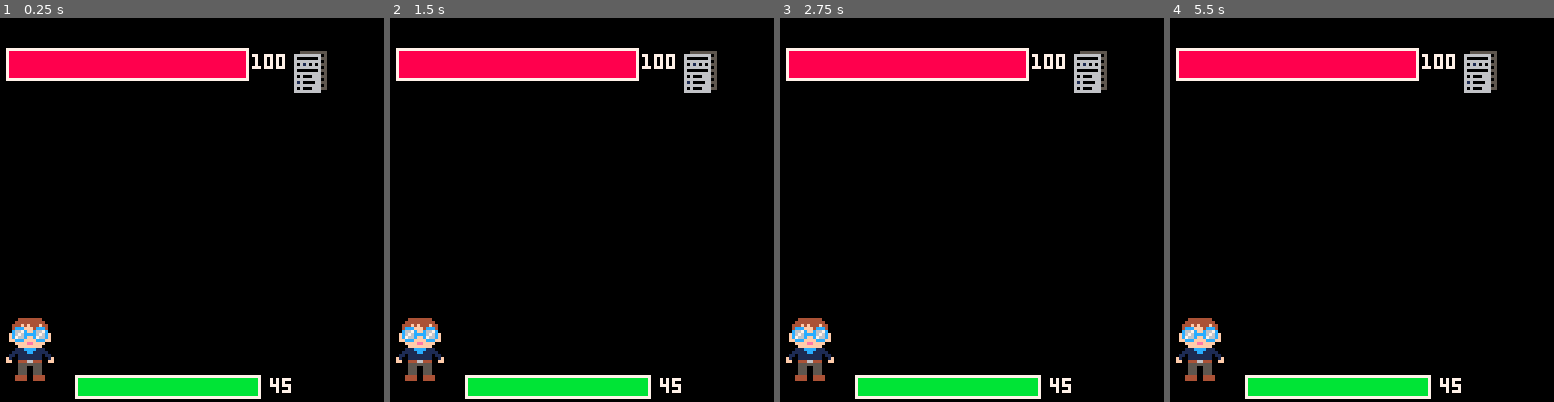
Above: before the commit, frames 1-4 (left to right).
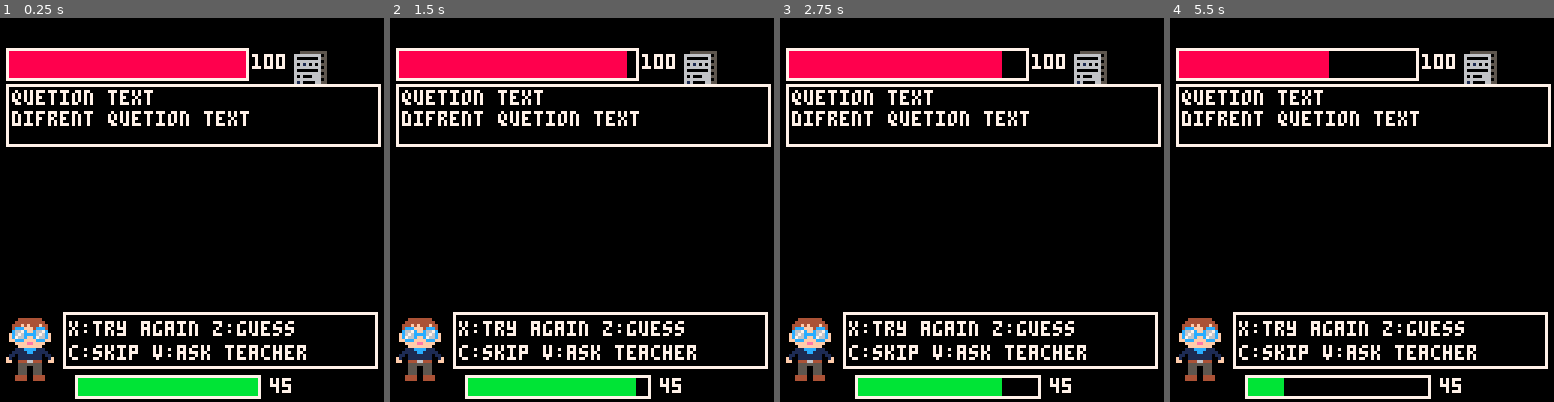
Above: after the commit, the same moments.

Repository: jayrat23/Exsam-game
Game: PICO-8 cartridge Exsam.p8
Same seed, same stepped clock (60 frames per second), same inputs: the game is played once before the commit and once after it.
Inputs:
- Up to frame 1 (0.25 s): no input
- Up to frame 2 (1.5 s): tap X (X key) at 1.07 s
- Up to frame 3 (2.75 s): tap X (X key) at 2.07, 2.4, 2.73 s
- Up to frame 4 (5.5 s): tap X (X key) every 0.33 s from 3.07 to 5.4 s

The runs differ from the first frame. In frame 1, 6.8% of the frame differs, in the area x 1-100%, y 17-92%; in frame 2, 7.1%; in frame 3, 7.7%; in frame 4, 10%, in the area x 1-100%, y 8-99%.

Commit message:
first update (action)

Diff:
--- a/Exsam.p8
+++ b/Exsam.p8
@@ -45,9 +45,33 @@
 rectfill(26,120,26 + (player_time / max_time) * 59, 125, 11)
 print("45",90,120,7) --show current player helth
 
+-- "questio text bar (tests "attacks")
+rect(2,22,126,42,7)
+rectfill(3,23,125,41,0)
+print("quetion text",4,24,7)
+print("difrent quetion text",4,31,7)
+
+--answer text (players moves options)
+
+rect(21, 98, 125, 116, 7)
+rectfill(22, 99, 124, 115, 0)
+print("x:try again z:guess", 23, 101, 7)
+print("c:skip v:ask teacher", 23, 109, 7)
+
+
 end
 -->8
 -- update
+
+function _update()
+ if btnp(5) then
+ if player_time >= 3 and test_points >= 3 then
+ player_time -= 3
+ test_points -= 3
+  end
+ end
+
+end
 __gfx__
 00000000000044444444000000004444444400000000000000000000000000000000000000000000000000000000000000000000000000000000000000000000
 00000000000444444444400000044444444440000000000000000000000000000000000000000000000000000000000000000000000000000000000000000000
